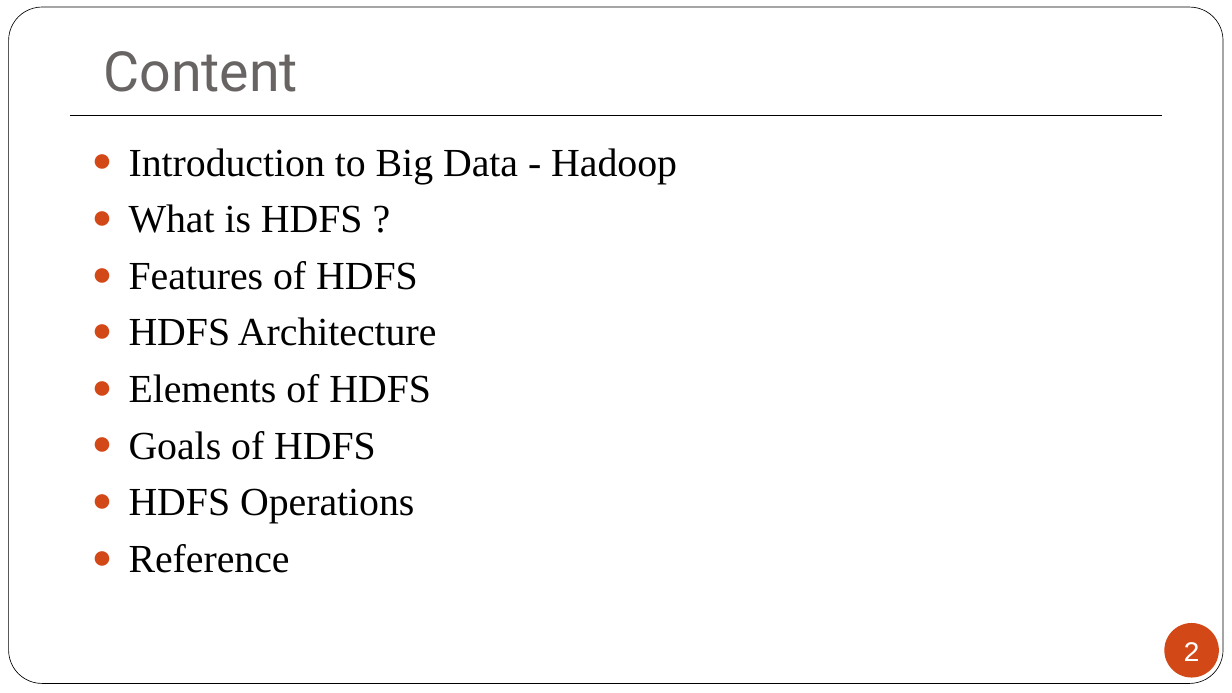
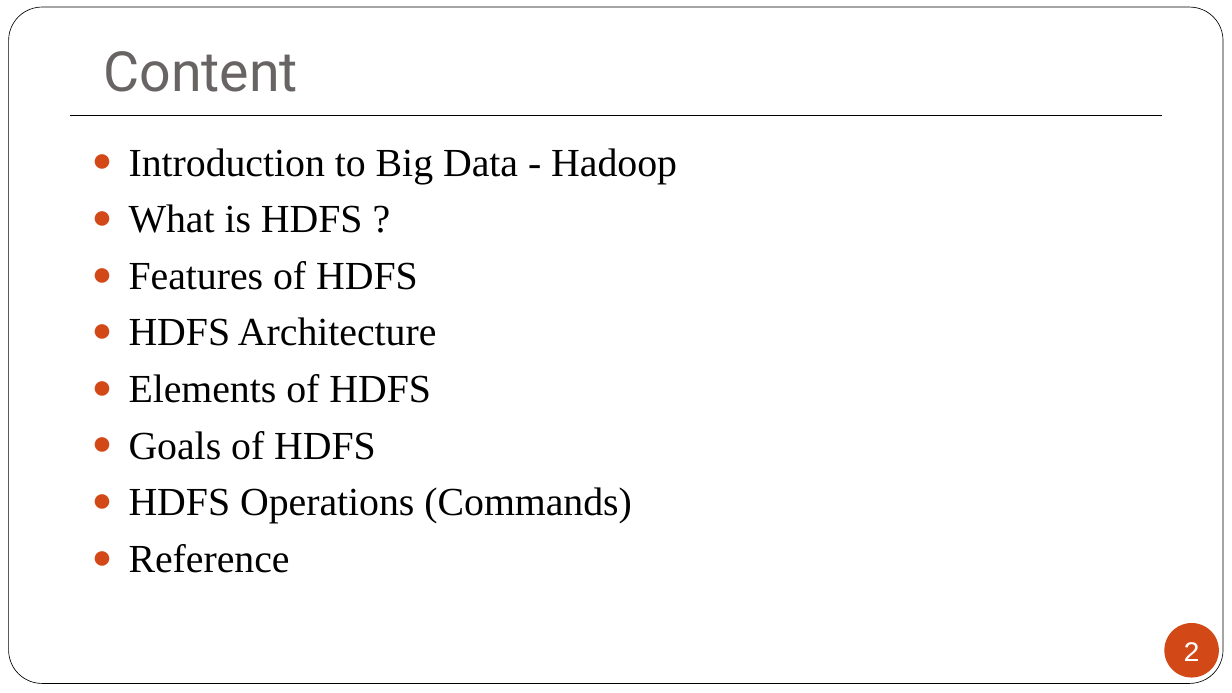
Before and after one commit to MaulikPatel295/MaulikPatel295, a slide deck: slide 2 of ALA/sem7/2170715_150124116006.pptx. Drawn at 1232x693 pixels with LibreOffice and Linux fonts; fonts in the diff are those of the drawing. Boxes give left, top, right and bottom in pixels: in the first picture for what was removed or moved away, otherwise in the second. Text is boxed around its words. In the diff, an @@ line names an element or a change of style, - is before the commit and + after.

```diff
--- a/ALA/sem7/2170715_150124116006.pptx
+++ b/ALA/sem7/2170715_150124116006.pptx
@@ text at bbox=[129, 487, 632, 523]: text changed @@
-● HDFS Operations
+● HDFS Operations (Commands)
```
Also in this commit, not shown: 10 other slides changed, 1 slide added, 1 slide removed, 1 other file.
